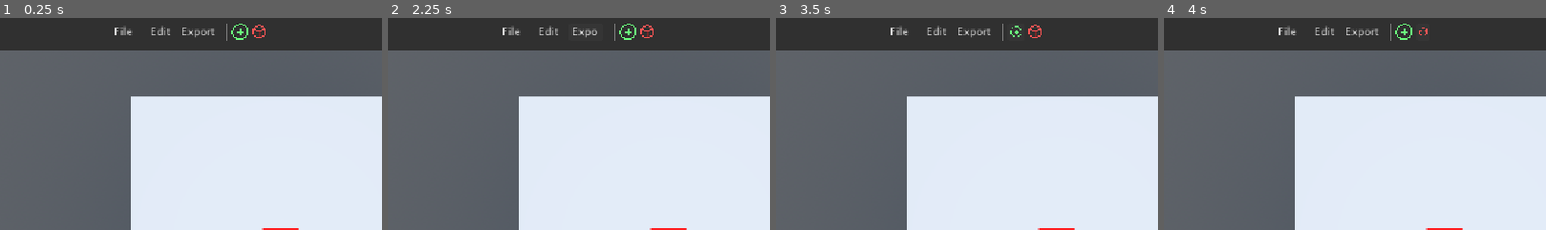
Above: before the commit, frames 1-4 (left to right).
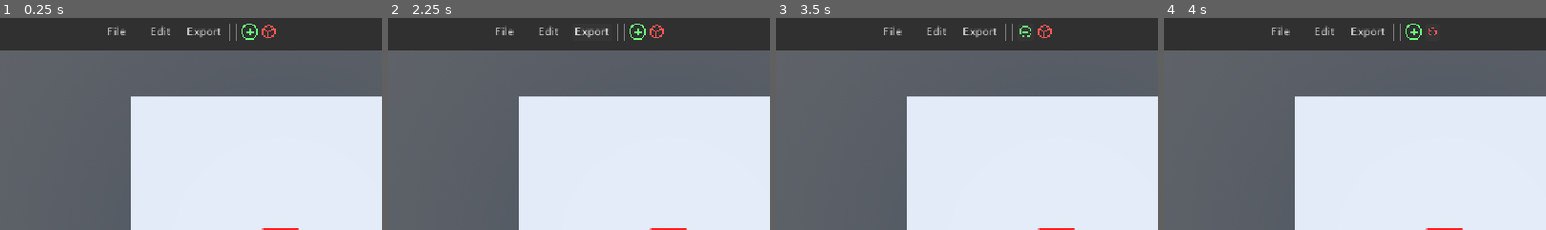
Above: after the commit, the same moments.

Repository: JustTobias31/VoxelisEditor
Game: Godot game, scene res://Main/Editor/UI.tscn
Same seed, same stepped clock (60 frames per second), same inputs: the game is played once before the commit and once after it.
Inputs (mouse positions are % of the whole screen's width and height, from its top left; square brackets give the same spot before the commit, where the layout moved):
- Up to frame 1 (0.25 s): no input
- Up to frame 2 (2.25 s): click "File" at 0.5 s; click "Edit" at 1.25 s; click "Export" at 2 s
- Up to frame 3 (3.5 s): click (58, 3) [57, 3] at 2.75 s
- Up to frame 4 (4 s): click (61, 3) [60, 3] at 3.5 s
The pictures show only the part of the screen within x 26-76%, y 0-50%; the shares and areas given below are measured in that part.

The runs differ from the first frame. In frame 1, 0.7% of the frame differs, in the area x 28-73%, y 2-11%; in frame 2, 0.7%; in frame 3, 0.6%; in frame 4, 0.6%.

Commit message:
Updated UI sizes

Diff:
--- a/Main/Editor/UI.tscn
+++ b/Main/Editor/UI.tscn
@@ -54,7 +54,7 @@
 alignment = 1
 
 [node name="File" type="Button" parent="Main/Toolbar/HBoxContainer" unique_id=452284215]
-custom_minimum_size = Vector2(50, 0)
+custom_minimum_size = Vector2(60, 0)
 layout_mode = 2
 theme = ExtResource("1_te7nb")
 theme_override_styles/normal = SubResource("StyleBoxFlat_ccg01")
@@ -62,7 +62,7 @@
 script = ExtResource("2_0o37r")
 
 [node name="Edit" type="Button" parent="Main/Toolbar/HBoxContainer" unique_id=8310985]
-custom_minimum_size = Vector2(50, 0)
+custom_minimum_size = Vector2(60, 0)
 layout_mode = 2
 theme = ExtResource("1_te7nb")
 theme_override_styles/normal = SubResource("StyleBoxFlat_ccg01")
@@ -71,7 +71,7 @@
 script = ExtResource("2_0o37r")
 
 [node name="Export" type="Button" parent="Main/Toolbar/HBoxContainer" unique_id=2007156475]
-custom_minimum_size = Vector2(50, 0)
+custom_minimum_size = Vector2(60, 0)
 layout_mode = 2
 theme = ExtResource("1_te7nb")
 theme_override_styles/normal = SubResource("StyleBoxFlat_ccg01")
